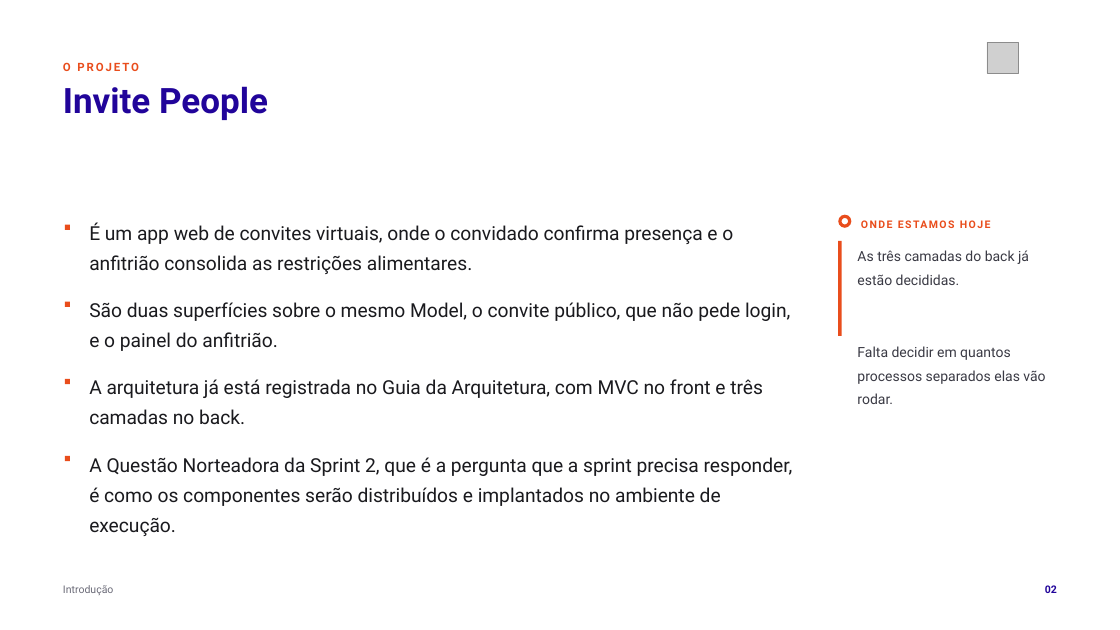
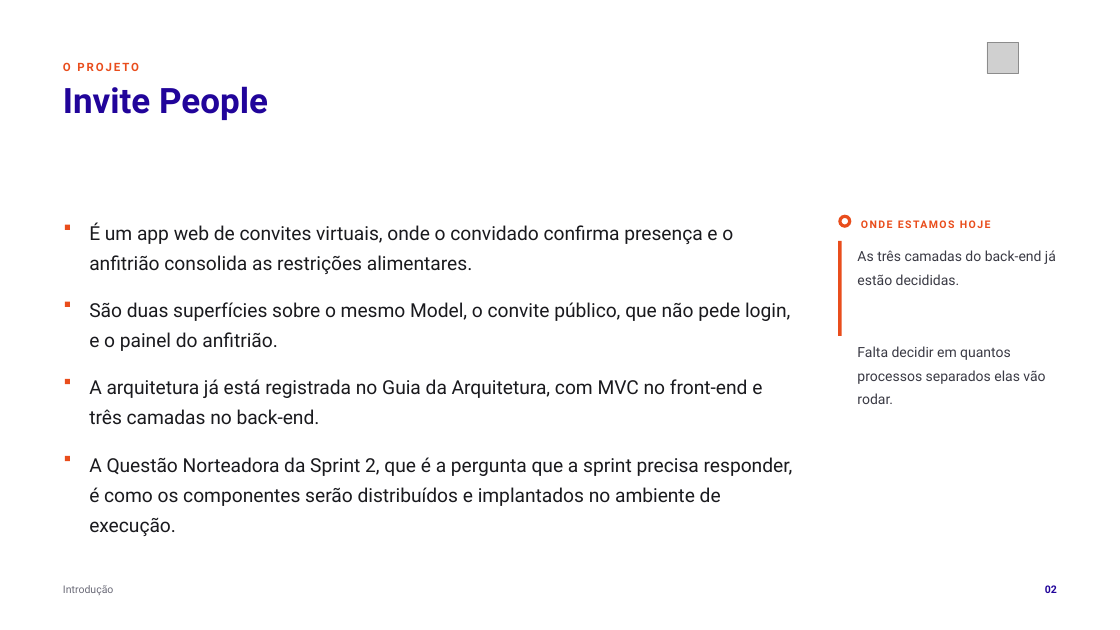
Before and after one commit to tcpassos/invite-app, a slide deck: slide 2 of trabalhos/T1-Docker-Invite-People.pptx. Drawn at 1120x630 pixels with LibreOffice and Linux fonts; fonts in the diff are those of the drawing; grey boxes stand for pictures. Boxes give left, top, right and bottom in pixels: in the first picture for what was removed or moved away, otherwise in the second. Text is boxed around its words. In the diff, an @@ line names an element or a change of style, - is before the commit and + after.

Commit message:
docs: padroniza front-end e back-end no deck e no roteiro do T1

```diff
--- a/trabalhos/T1-Docker-Invite-People.pptx
+++ b/trabalhos/T1-Docker-Invite-People.pptx
@@ text at (857,250,1056,285): text changed @@
-As três camadas do back já estão decididas.
+As três camadas do back-end já estão decididas.
@@ text at (89,379,762,424): text changed @@
-A arquitetura já está registrada no Guia da Arquitetura, com MVC no front e três camadas no back.
+A arquitetura já está registrada no Guia da Arquitetura, com MVC no front-end e três camadas no back-end.
```
Also in this commit, not shown: 5 other slides changed, 8 other files.
